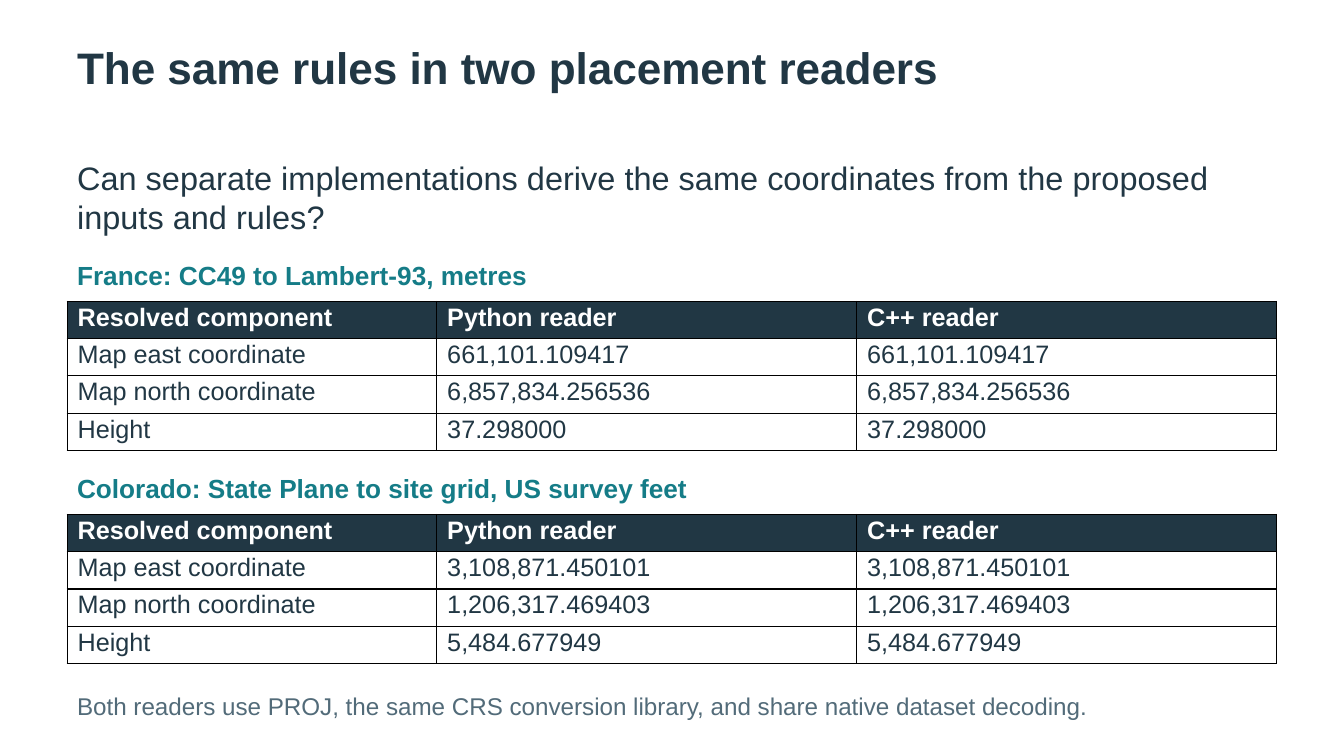
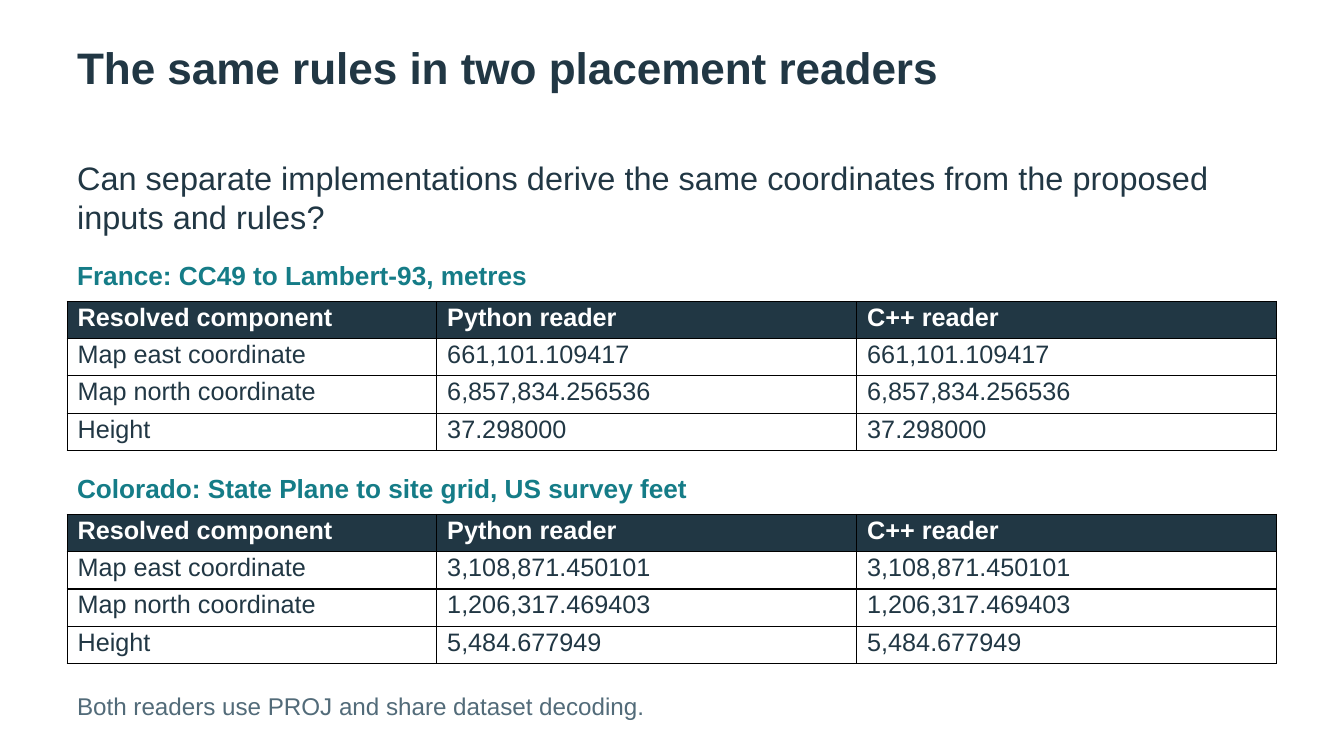
Before and after one commit to asluk/OpenUSD, a slide deck: slide 5 of extras/usd/examples/usdGeospatialBuild/delivery/geospatial-build.pptx. Drawn at 1344x756 pixels with LibreOffice and Linux fonts; fonts in the diff are those of the drawing. Boxes give left, top, right and bottom in pixels: in the first picture for what was removed or moved away, otherwise in the second. Text is boxed around its words. In the diff, an @@ line names an element or a change of style, - is before the commit and + after.

```diff
--- a/extras/usd/examples/usdGeospatialBuild/delivery/geospatial-build.pptx
+++ b/extras/usd/examples/usdGeospatialBuild/delivery/geospatial-build.pptx
@@ text in rectangle at <box>77,697,644,720</box>: text changed @@
-Both readers use PROJ, the same CRS conversion library, and share native dataset decoding.
+Both readers use PROJ and share dataset decoding.
```
Also in this commit, not shown: 8 other slides changed, 37 other files.
